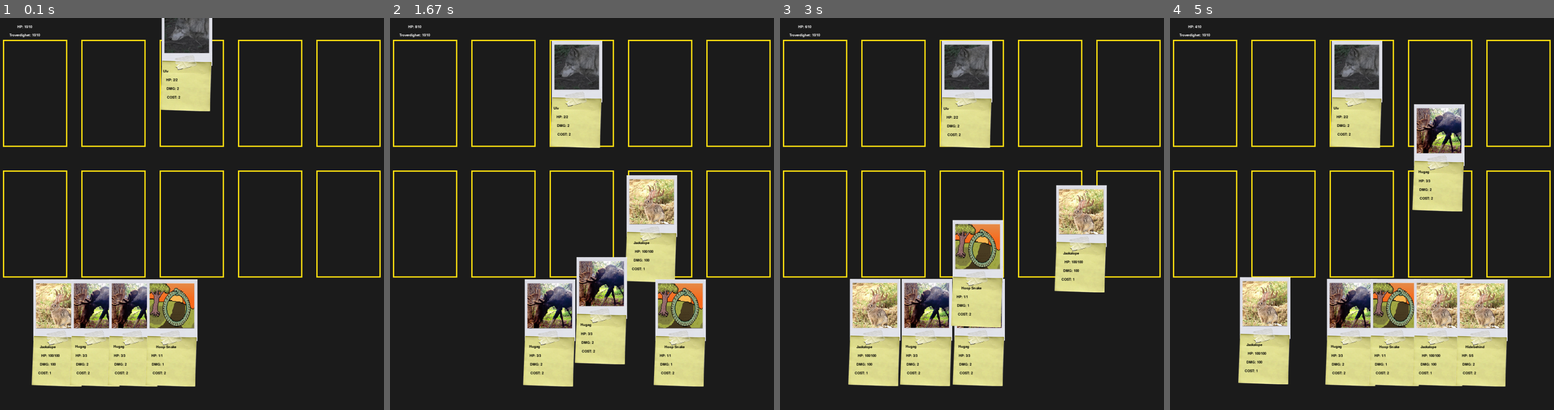
Above: before the commit, frames 1-4 (left to right).
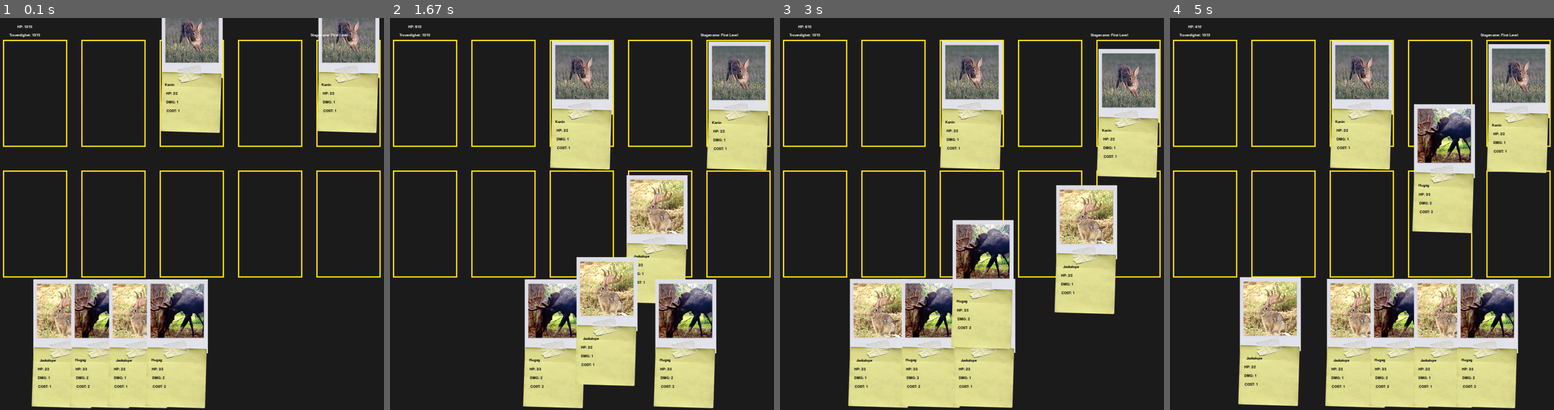
Above: after the commit, the same moments.

Repository: HenryPersen/PygameFordypning
Game: pygame game, started from main.py
Two runs of this game, one before a commit and one after it. Both use one fixed random seed, a clock stepped at 60 frames per second and the inputs below.
Inputs (mouse positions are in pixels of both pictures, inside the frame that each line leads up to):
- Up to frame 1 (0.1 s): no input
- Up to frame 2 (1.67 s): tap Space at 0.33 s; tap 2 at 0.67 s; press the mouse at (620, 343) at 1.03 s; move the mouse to (558, 245) at 1.13 s; release the mouse at (497, 151) at 1.27 s; press the mouse at (489, 343) at 1.37 s; move the mouse to (616, 261) at 1.47 s; release the mouse at (747, 182) at 1.6 s
- Up to frame 3 (3 s): press the mouse at (945, 343) at 1.7 s; move the mouse to (887, 323) at 1.8 s; release the mouse at (833, 300) at 1.93 s; tap Space at 2.07, 2.37 s; press the mouse at (1037, 343) at 2.53 s; move the mouse to (937, 233) at 2.63 s; release the mouse at (837, 127) at 2.77 s; press the mouse at (1087, 343) at 2.87 s; move the mouse to (1087, 241) at 2.97 s
- Up to frame 4 (5 s): release the mouse at (1473, 139) at 3.1 s; press the mouse at (1477, 343) at 3.2 s; move the mouse to (1461, 261) at 3.3 s; release the mouse at (1446, 182) at 3.43 s; press the mouse at (1319, 343) at 3.53 s; move the mouse to (1296, 339) at 3.63 s; release the mouse at (1273, 335) at 3.77 s; tap Space at 3.9 s; press the mouse at (1312, 343) at 4.7 s; move the mouse to (1411, 210) at 4.8 s; release the mouse at (1515, 72) at 4.93 s

The runs differ from the first frame. In frame 1, 18% of the frame differs, in the area x 8-99%, y 0-100%; in frame 2, 23%; in frame 3, 24%; in frame 4, 28%, in the area x 17-99%, y 3-100%.

Commit message:
la til tvunget fiender, ikoner for abilities og begynte på flere typer shops

Diff:
--- a/main.py
+++ b/main.py
@@ -2,10 +2,11 @@
 import sys
 import random
 import copy
+import os
 
 pygame.init()
 #Basic Pygame
-pygame.display.set_caption("Cryptoscam")
+pygame.display.set_caption("Cryptoscam: 358/2 Days")
 WIDTH, HEIGHT = 1000, 900
 screen = pygame.display.set_mode((WIDTH, HEIGHT), pygame.SCALED | pygame.RESIZABLE)
 clock = pygame.time.Clock()
@@ -23,14 +24,15 @@
 enemypoints = 3
 currentwave = 0
 currentstage = None
+currentmarker = None
 loops = 0
 attackphaseactive = False
 HANDHEIGHT = 300
-standardcardscale = 1.2
+standardcardscale = 1.0
 
 gamephase = 0
 changingphase = False
-currentshop = "NewCards"
+currentshop = None
 
 playerhp = 10
 troverdighet = 10
@@ -43,12 +45,22 @@
 lanesprite = pygame.image.load("Spillet\Media\Sprites\Lane.png")
 mapsprite = pygame.image.load("Spillet\Media\Sprites\mapv2.png")
 
+#Spillerkort Sprites
 jackalope = pygame.image.load("Spillet\Media\Sprites\polaroids\jackalope.png")
 hugag = pygame.image.load("Spillet\Media\Sprites\polaroids\hugag.png")
+hoopsnake = pygame.image.load(r"Spillet\Media\Sprites\polaroids\hoopsnake.png")
+thylacine = pygame.image.load(r"Spillet\Media\Sprites\polaroids\thylacine.png")
+jerseydevil = pygame.image.load(r"Spillet\Media\Sprites\polaroids\jerseydevil.png")
+wendigo = pygame.image.load(r"Spillet\Media\Sprites\polaroids\wendigo.png")
+
+#Fiendekort Sprites
 kanin = pygame.image.load("Spillet\Media\Sprites\polaroids\Kanin.png")
 ulv = pygame.image.load(r"Spillet\Media\Sprites\polaroids\Ulv.png")
-hoopsnake = pygame.image.load(r"Spillet\Media\Sprites\polaroids\hoopsnake.png")
-thylacine = pygame.image.load(r"Spillet\Media\Sprites\polaroids\thylacine.png")
+bjoorn = pygame.image.load(r"Spillet\Media\Sprites\polaroids\bjørn.png")
+jeger = pygame.image.load(r"Spillet\Media\Sprites\polaroids\jeger.png")
+
+#Ability Sprites
+
 
 
 #X Sprites
@@ -57,7 +69,7 @@
 x3sprite = pygame.image.load(r"Spillet\Media\x\x3.png")
 
 class timer:
-    def __init__(self, timeamount, resultfunction, usefunctionon, functionarguments = None):
+    def __init__(self, timeamount, resultfunction, usefunctionon = "None", functionarguments = None):
         self.timeamount = timeamount
         self.resultfunction = resultfunction
         self.usefunctionon = usefunctionon
@@ -133,10 +145,20 @@
         surface.blit(self.sprite, (self.visualposition.x - self.sprite.get_width() / 2, self.visualposition.y - self.sprite.get_height() / 2))
 
     def load(self):
+        global currentmarker
+        global currentstage
+        currentstage = self.stage
         if isinstance(self.stage, stage):
             changephase(0)
-            currentstage = self.stage
+            currentmarker = self
             spawnwave(currentstage)
+        elif isinstance(self.stage, shop):
+            print("Clicked on Shop")
+            global currentshop
+            currentshop = self.stage
+            currentmarker = self
+            changephase(2)
+
 
 
 mapmarkers = []
@@ -182,6 +204,11 @@
                 surface.blit(pygame.transform.scale(basiccard, (144 / self.cardscale, 296 / self.cardscale) ), (self.visualx, self.visualy))
 
             self.addtext(surface, 4)
+        loops = 0
+        for ability in self.abilities:
+            addedtex = pygame.image.load("Spillet/abilityicons/" + str(ability) + ".png")
+            surface.blit(pygame.transform.scale(addedtex, (32 / self.cardscale, 32 /self.cardscale)), (self.visualx + 90 / self.cardscale, self.visualy + 195 / self.cardscale + (loops * 35)))
+            loops += 1
 
         self.hover = False
 
@@ -236,21 +263,24 @@
         else:
             self.y += 50
 
-    def takedamage(self, damageamount):
+    def takedamage(self, damageamount, attacker = None):
         self.hp -= damageamount
+
         for ability in self.abilities:
             if ability == "Hide":
-                print("Hiding Hidebehind")
                 playedcards[playedcards.index(self)] = None
                 hand.append(self)
                 self.y = HEIGHT-HANDHEIGHT
+            if ability == "Spiky+1":
+                if attacker != None:
+                    attacker.hp -= 1
 
     def attack(self, orderinlane):
         self.orderinlane = orderinlane
         self.attackanimation()
         if(self.side == "Player"): #SpillerAngrep
             if spawnedenemycards[orderinlane] != None:
-                spawnedenemycards[orderinlane].takedamage(self.dmg)
+                spawnedenemycards[orderinlane].takedamage(self.dmg, self)
 
 
         #Attack-Abilities
@@ -269,17 +299,26 @@
 
         if(self.side == "Enemy"):
             if playedcards[orderinlane] != None:
-                playedcards[orderinlane].takedamage(self.dmg)
+                playedcards[orderinlane].takedamage(self.dmg, self)
             else:
                 damageplayer(self.dmg)
 
+#Card Creation Info
+#Første Array er info, [Rarity, Spillt / i hånden, Spiller eller fiende]
+#Andre array er abilites
+#første Vector 3 er stats
+#Bildefil er etter det
+#Navn på kortet til slutt
+
 playercarddictionary = [
-    card([0, True, "Player"], [], pygame.math.Vector3(100,100,1), jackalope, "Jackalope"),
+    card([0, True, "Player"], [], pygame.math.Vector3(2,1,1), jackalope, "Jackalope"),
     card([0, True, "Player"], [], pygame.math.Vector3(3,2,2), hugag, "Hugag"),
     card([0, True, "Player"], ["Extinct+2"], pygame.math.Vector3(2,1,2), thylacine, "Thylacine"),
     card([0, True, "Player"], ["Rolling"], pygame.math.Vector3(1,1,2), hoopsnake, "Hoop Snake"),
-    card([0, True, "Player"], ["Hide"], pygame.math.Vector3(5,2,2), jackalope, "Hidebehind"),
-    card([0, True, "Player"], ["Mover Over"], pygame.math.Vector3(1,1,2), jackalope, "Ball-Tailed Cat"),
+    card([0, True, "Player"], ["Hide"], pygame.math.Vector3(5,2,3), jackalope, "Hidebehind"),
+    card([0, True, "Player"], ["Move Over"], pygame.math.Vector3(1,1,2), jackalope, "Ball-Tailed Cat"),
+    card([0, True, "Player"], [], pygame.math.Vector3(4,4,3), jerseydevil, "Jersey Devil"),
+    card([0, True, "Player"], ["Healing+2", "Spiky+1"], pygame.math.Vector3(3,1,4), jackalope, "Cactus Cat"),
 ]
 def findplayercard(cardname):
     for card in playercarddictionary:
@@ -292,8 +331,9 @@
 enemycarddictionary = [
     card([0, True, "Enemy"], [], pygame.math.Vector3(2, 1, 1), kanin, "Kanin"),
     card([0, True, "Enemy"], [], pygame.math.Vector3(2, 2, 2), ulv, "Ulv"),
-    card([0, True, "Enemy"], [], pygame.math.Vector3(4, 3, 4), ulv, "Bjørn"),
-    card([0, True, "Enemy"], ["Rifle"], pygame.math.Vector3(6, 2, 5), ulv, "Jeger"),
+    card([0, True, "Enemy"], [], pygame.math.Vector3(4, 3, 4), bjoorn, "Bjørn"),
+    card([0, True, "Enemy"], ["Rifle"], pygame.math.Vector3(6, 2, 5), jeger, "Jeger"),
+    card([0, True, "Enemy"], ["Hunt"], pygame.math.Vector3(8, 8, 6), wendigo, "Wendigo"),
 ]
 def findenemycard(cardname):
     for card in enemycarddictionary:
@@ -311,14 +351,11 @@
         pygame.quit()
         sys.exit()
 
-#Card Creation Info
-#Første Array er info, [Rarity, Spillt / i hånden, Spiller eller fiende]
-#Andre array er abilites
-#første Vector 3 er stats
-#Bildefil er etter det
-#Navn på kortet til slutt
+
 
 deck = [
+    findplayercard("Jackalope"),
+    findplayercard("Jackalope"),
     findplayercard("Jackalope"),
     findplayercard("Jackalope"),
     findplayercard("Jackalope"),
@@ -327,9 +364,7 @@
     findplayercard("Hugag"),
     findplayercard("Hugag"),
     findplayercard("Hugag"),
-    findplayercard("Thylacine"),
-    findplayercard("Hoop Snake"),
-    findplayercard("Hidebehind")
+    findplayercard("Hugag"),
 ]
 random.shuffle(deck)
 
@@ -374,6 +409,10 @@
         findenemycard("Ulv"),
         findenemycard("Jeger")
     ]),
+    enemypool("WendigoUlv", [
+        findenemycard("Ulv"),
+        findenemycard("Wendigo")
+    ])
 ]
 
 def findpool(poolname):
@@ -403,7 +442,7 @@
 stages = [ #Her er hva du skal skrive inn for stagen i rekkefølge: Navnet på banen, Hvor mange "Waves" banen består av, Om det er noen tvunget fiender som skal spawne (fungerer ikke akkurat nå), farlighetsgrad og til slutt hvilke pools wavesene bruker og hvor mange tokens hver wave får
     #Vanskelighetsgrad Følger denne formen: 1 - Enkel / Starterbanene, 2 - Baner som kan være en liten trussel tidlig i spillet, 3 - Tidlige bosser og Middels vanskelige baner, 4 - Litt senere bosser og andre vanskelige baner, 5 - Farligste av alle.
     stage("First Level", 3, None, 1, [ #findpool() is pool used for fetching enemies for stage, next number is how many tokens can be used to spawn enemies
-        findpool("UlvKanin"), 2,
+        findpool("Kanin"), 2,
         findpool("Kanin"), 3,
         findpool("UlvKanin"), 4,
     ]),
@@ -422,27 +461,19 @@
         findpool("Kanin"), 2,
         findpool("JegerUlv"), 7,
     ]),
-    stage("Fifth Level", 10, None, 1, [
-        findpool("JegerUlv"), 7,
-        findpool("JegerUlv"), 7,
-        findpool("JegerUlv"), 7,
-        findpool("JegerUlv"), 7,
-        findpool("JegerUlv"), 7,
-        findpool("JegerUlv"), 7,
-        findpool("JegerUlv"), 7,
-        findpool("JegerUlv"), 10,
-        findpool("JegerUlv"), 12,
-        findpool("JegerUlv"), 15,
-    ]),
     stage("Sixth Level", 3, None, 1, [
-        findpool("Kanin"), 2,
-        findpool("Kanin"), 3,
         findpool("UlvKanin"), 4,
+        findpool("BjørnUlvKanin"), 5,
+        findpool("BjørnUlvKanin"), 10,
+    ]),
+    stage("WendigoBoss", 2, [findenemycard("Wendigo"), 2], 2, [
+        findpool("BjørnUlvKanin"), 6,
+        findpool("BjørnUlv"), 4,
     ]),
 ]
 
 class shop:
-    def __init__(self, type, level = 0, size = 3):
+    def __init__(self, type, level = 10, size = 3):
         self.type = type
         self.level = level
         self.size = size
@@ -450,17 +481,12 @@
 
         if self.type == "GetCards":
             self.cards = []
-            shuffleddictionary = copy.copy(playercarddictionary)
-            random.shuffle(shuffleddictionary)
-            print(shuffleddictionary)
-            for i in range(size):
-                for card in shuffleddictionary:
-                    if card.cost >= self.level:
-                        if card in self.cards:
-                            pass
-                        else:
-                            self.cards.append(copy.copy(card))
-
+            while len(self.cards) < self.size:
+                addcard = playercarddictionary[random.randint(0, len(playercarddictionary)-1)]
+                if addcard in self.cards:
+                    pass
+                else:
+                    self.cards.append(addcard)
 
 def createmapmarkers(markeramount):
     for i in range(markeramount):
@@ -471,14 +497,22 @@
     loops = 0
     for marker in mapmarkers:
         loops += 1
+        if loops == markeramount:
+            marker.stage = copy.copy(findstage("WendigoBoss"))
         if loops % 2 == 0:
-            marker.stage = shop("GetCards")
-            marker.sprite = pygame.image.load(r"Spillet\Media\markericons\getcards.png")
+            marker.stage = copy.copy(stages[random.randint(0, len(stages)-1)])
         else:
-            marker.stage = copy.copy(stages[random.randint(0, len(stages)-1)])
-
-
-createmapmarkers(8)
+            rannum = random.randint(0,2)
+            if rannum == 0:
+                marker.stage = shop("GetCards")
+                marker.sprite = pygame.image.load(r"Spillet\Media\markericons\getcards.png")
+            elif rannum == 1:
+                marker.stage = shop("BoostCards")
+            elif rannum == 2:
+                marker.stage = shop("Transfer")
+
+
+createmapmarkers(10)
 
 waves = []
 spawnedenemycards = []
@@ -499,6 +533,7 @@
     global spawnedenemycards
 
     points = stage.pools[((currentwave+1)*2)-1]
+
     loops = 0
     while points > 0:
         loops += 1
@@ -544,6 +579,13 @@
                 points -= mostexpensiveenemy.cost
                 print("points after spawned = %s" % points)
 
+    if stage.forcedenemies != None:
+        print("Attempting to spawn forced enemies")
+        if currentwave == stage.forcedenemies[1]-1:
+            if None in spawnedenemycards:
+                spawnedenemycards[spawnedenemycards.index(None)] = stage.forcedenemies[0]
+            else:
+                spawnedenemycards[random.randint(0,4)] = stage.forcedenemies[0]
 
 
 
@@ -574,11 +616,15 @@
     if nextphase == 2:
         gamephase = 2
         changingphase = False
+        for card in currentshop.cards:
+            card.y = 100
 
     if nextphase == 1:
-
+        for card in deck:
+            card.y = HEIGHT-HANDHEIGHT
+            card.visualy = HEIGHT-HANDHEIGHT
         gamephase = 1
-        areamap.position.y = mapsprite.get_height() * -1
+        areamap.position.y = -mapsprite.get_height()
         areamap.velocity.y = 35
         for item in hand:
             item.lerpspeed = 0.5
@@ -635,6 +681,11 @@
             for ability in card.abilities:
                 if ability == "Rolling":
                     card.dmg += 1
+                if ability == "Healing+2":
+                    if playedcards[playedcards.index(card)+1] != None:
+                        playedcards[playedcards.index(card)+1].hp += 2
+                        if playedcards[playedcards.index(card)+1].hp > playedcards[playedcards.index(card)+1].maxhp:
+                            playedcards[playedcards.index(card)+1].hp = playedcards[playedcards.index(card)+1].maxhp
 
 
         #Sjekker om noen fiender er igjen
@@ -665,9 +716,9 @@
             i.hp = i.maxhp
             i.dmg = i.ogdmg
             i.cost = i.ogcost
-        for marker in mapmarkers:
-            if marker.stage == currentstage:
-                marker.finished = True
+        global currentmarker
+        if currentmarker != None:
+            currentmarker.finished = True
         print("You win!")
         pygame.image.save(fakescreen, "Backgroundphase1.jpeg")
         heldcard == None
@@ -700,6 +751,11 @@
 currentstage = stages[0]
 spawnwave(currentstage)
 
+def delayedphase1():
+    pygame.image.save(fakescreen, "Backgroundphase1.jpeg")
+    changephase(1)
+
+
 
 while True:
     for timekeeper in timers:
@@ -716,8 +772,16 @@
                     print("Drawing Card")
                 if event.key == pygame.K_SPACE:
                     if attackphaseactive == False:
+                        loops = 0
                         attackphase()
                         print("Attacking")
+                if event.key == pygame.K_2:
+                    #for enemycard in spawnedenemycards:
+                        #if enemycard != None:
+                            #enemycard.hp = 0
+                            #enemycard.dmg = 0
+                    pass
+
             if event.type == pygame.MOUSEBUTTONUP:
                 if event.button == 1:
                     if heldcard != None and attackphaseactive == False:
@@ -733,6 +797,14 @@
                                         for ability in heldcard.abilities:
                                             if ability == "Extinct+2":
                                                 troverdighet += 2
+                                        for card in spawnedenemycards:
+                                            if card != None:
+                                                for ability in card.abilities:
+                                                    if ability == "Hunt":
+                                                        if spawnedenemycards[lanes.index(lane)] == None:
+                                                            spawnedenemycards[spawnedenemycards.index(card)] = None
+                                                            spawnedenemycards[lanes.index(lane)] = card
+
                 heldcard = None
                 originalcardpos = None
         if gamephase == 1:
@@ -757,6 +829,19 @@
                                                 print("Loading Marker")
 
                                 break
+        if gamephase == 2:
+            if event.type == pygame.MOUSEBUTTONDOWN:
+                if event.button == 1:
+                    if currentshop.type == "GetCards":
+                        for card in currentshop.cards:
+                            if pygame.mouse.get_pos()[0] > card.visualx and pygame.mouse.get_pos()[1] > card.visualy:
+                                if pygame.mouse.get_pos()[0] < card.visualx + basiccard.get_width() and pygame.mouse.get_pos()[1] < card.visualy + basiccard.get_height():
+                                    deck.append(copy.copy(card))
+                                    card.y += HEIGHT + 150
+                                    currentmarker.finished = True
+                                    timers.append(timer(100, delayedphase1))
+
+
 
 
     if gamephase == 0:
@@ -820,10 +905,15 @@
         text_rect = text_surface.get_rect()
         text_rect.center = (100,40)
         fakescreen.blit(text_surface, text_rect)
+        text_surface = font.render("Stagename: " + currentstage.name, True, WHITE)
+        text_rect = text_surface.get_rect()
+        text_rect.center = (WIDTH-200,40)
+        fakescreen.blit(text_surface, text_rect)
 
 
     if gamephase == 1:
-        backgroundimage = pygame.image.load("Backgroundphase1.jpeg")
+        if os.path.isfile("Backgroundphase1.jpeg"):
+            backgroundimage = pygame.image.load("Backgroundphase1.jpeg")
         fakescreen.blit(backgroundimage, (0,0))
         areamap.draw(fakescreen)
         for marker in mapmarkers:
@@ -831,8 +921,14 @@
 
 
     if gamephase == 2:
-        if currentshop == "NewCards":
-            print("at card shop")
+        fakescreen.fill(BG_COLOR)
+        if currentshop.type == "GetCards":
+            loops = 0
+            for card in currentshop.cards:
+                card.draw(fakescreen)
+                card.x = ((WIDTH - 200) / currentshop.size) * loops + 100 + basiccard.get_width() / 2
+                loops += 1
+
 
 
     screen.blit(pygame.transform.scale(fakescreen, screen.get_rect().size), (0, 0))
Binary file changed: Backgroundphase1.jpeg
Binary file added: Spillet/Media/Sprites/polaroids/bjørn.png
Binary file added: Spillet/Media/Sprites/polaroids/jeger.png
Binary file added: Spillet/Media/Sprites/polaroids/jerseydevil.png
Binary file added: Spillet/Media/Sprites/polaroids/wendigo.png
Binary file added: Spillet/Media/markericons/transfer.png
Binary file added: Spillet/abilityicons/extinct+2.png
Binary file added: Spillet/abilityicons/healing+1.png
Binary file added: Spillet/abilityicons/healing+2.png
Binary file added: Spillet/abilityicons/hide.png
Binary file added: Spillet/abilityicons/hunt.png
Binary file added: Spillet/abilityicons/move over.png
(and 3 more such lines)
